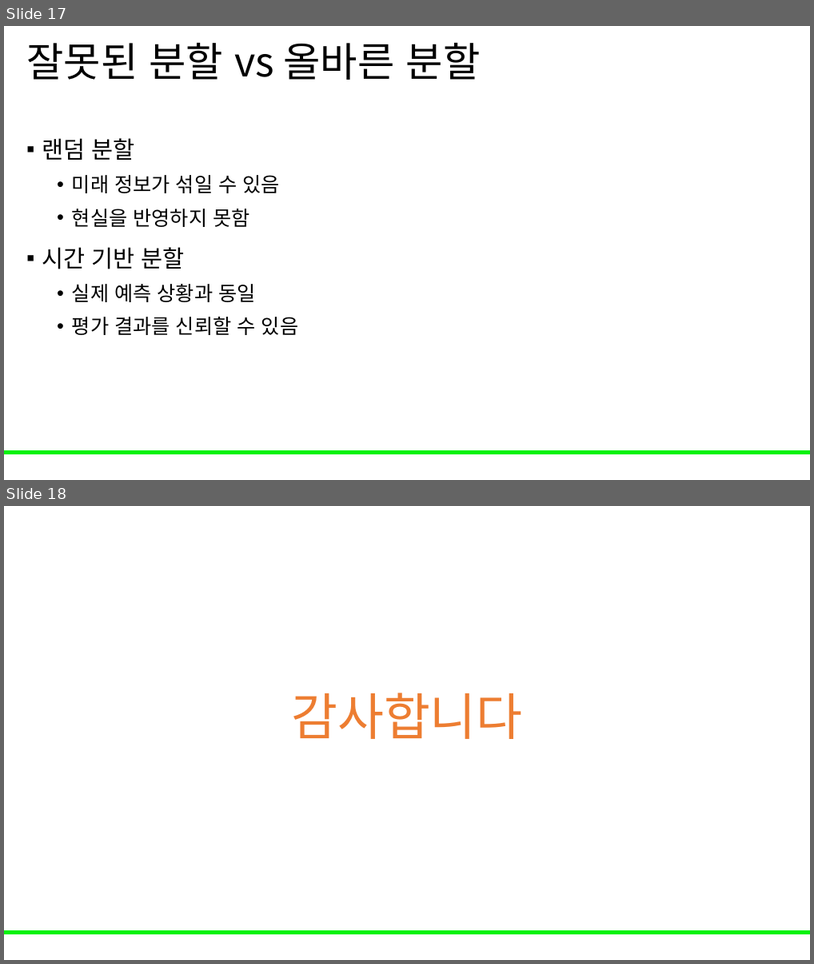
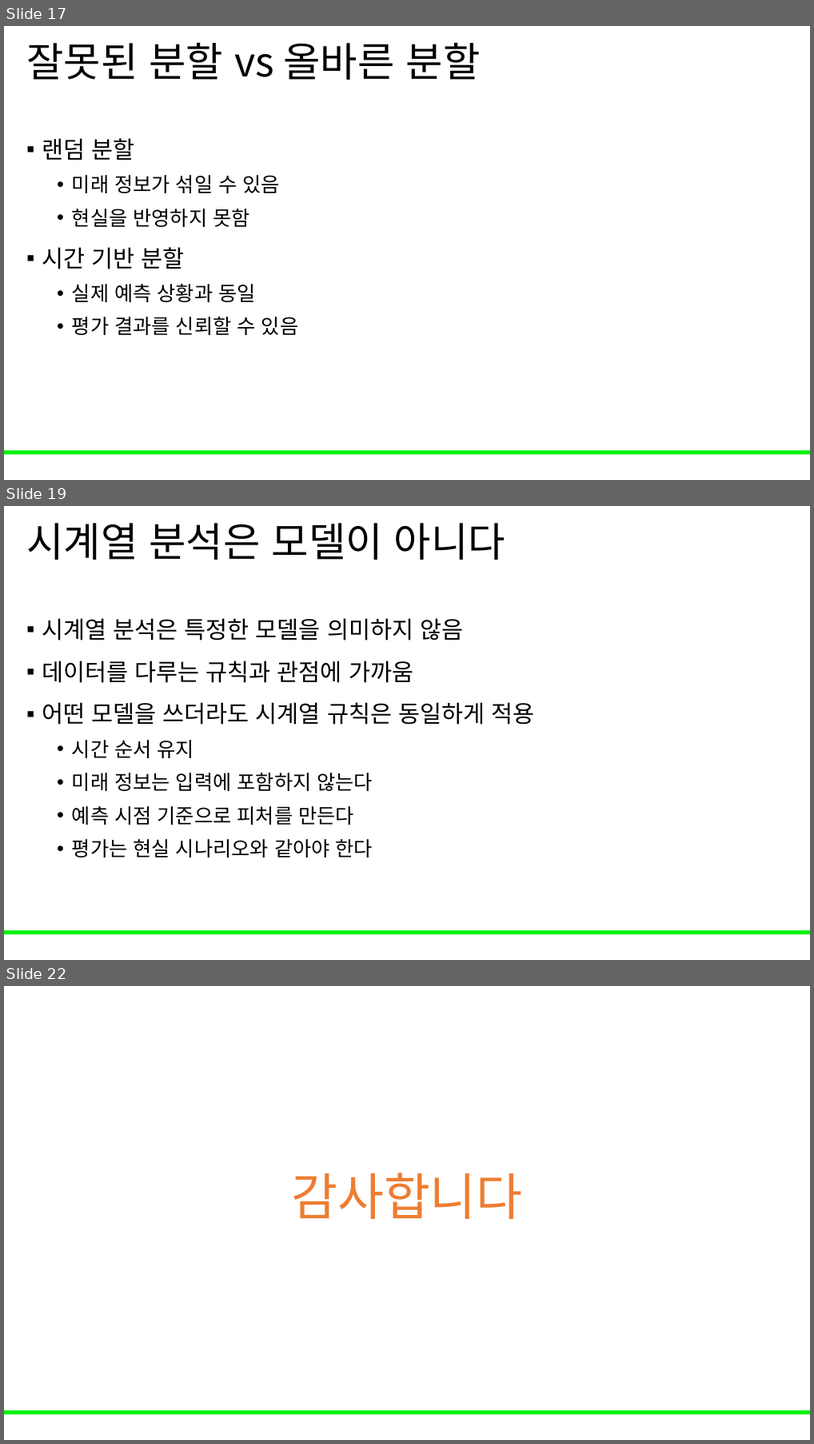
Before and after one commit to Leader-Lesson/KDT_RE_5th, a slide deck: material/5_AI/05_시계열 분석.pptx. Shown one above the other, each under a label of ours: slides 17 and 18 before the commit, slides 17, 19 and 22 after it; the slides between them are not shown. The pictures are 814x964 and 814x1444 pixels, drawn with LibreOffice and Linux fonts; fonts in the diff are those of the drawing; background and template pictures are left out. Boxes give left, top, right and bottom in pixels: in the first picture for what was removed or moved away, otherwise in the second. Text is boxed around its words. In the diff, an @@ line names an element or a change of style, - is before the commit and + after.

Commit message:
시계열 분석 ppt 업데이트

```diff
--- a/material/5_AI/05_시계열 분석.pptx
+++ b/material/5_AI/05_시계열 분석.pptx
@@ slide 19 added at <box>4,506,810,960</box>, background #FFFFFF; not listed: 1 template element that a slide beside it also shows @@
@@ title added at <box>26,523,506,560</box>, 48 pt, text #000000 @@
+시계열 분석은 모델이 아니다
@@ text added at <box>42,618,535,857</box>, 28 pt, text #000000 @@
+▪ 시계열 분석은 특정한 모델을 의미하지 않음
+▪ 데이터를 다루는 규칙과 관점에 가까움
+▪ 어떤 모델을 쓰더라도 시계열 규칙은 동일하게 적용
+  • 시간 순서 유지
+  • 미래 정보는 입력에 포함하지 않는다
+  • 예측 시점 기준으로 피처를 만든다
+  • 평가는 현실 시나리오와 같아야 한다
@@ what was slide 18 is now slide 22 @@
```
Also in this commit, not shown: 3 other slides added.
